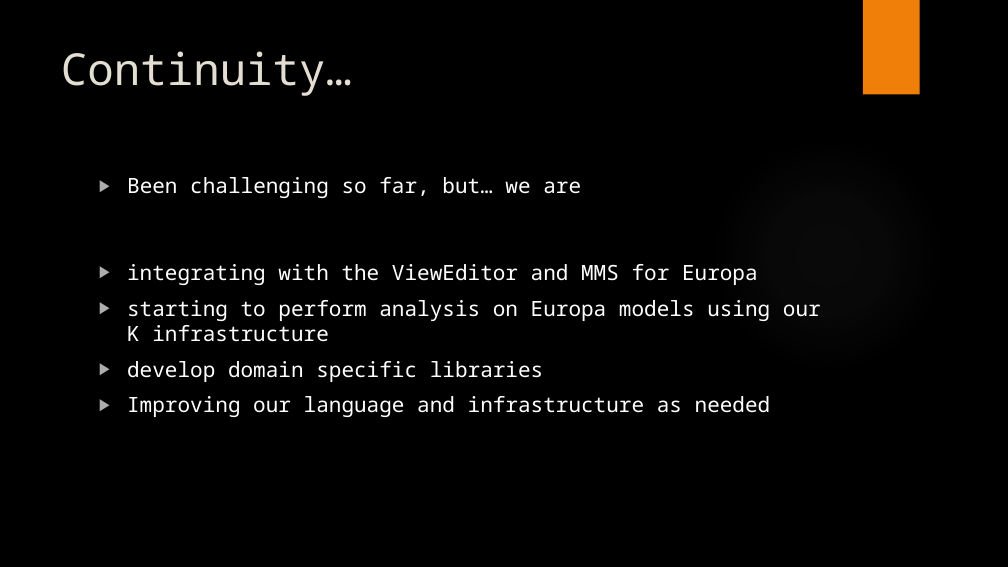
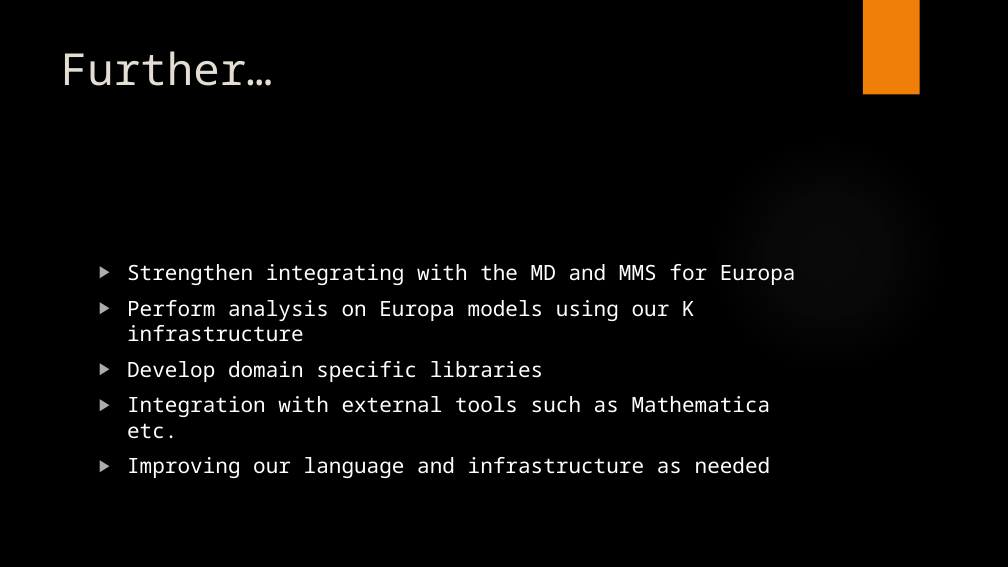
Before and after one commit to Open-MBEE/klang, a slide deck: slide 25 of presentations/K.pptx. Drawn at 1008x567 pixels with LibreOffice and Linux fonts; fonts in the diff are those of the drawing; background and template pictures are left out. Boxes give left, top, right and bottom in pixels: in the first picture for what was removed or moved away, otherwise in the second. Text is boxed around its words. In the diff, an @@ line names an element or a change of style, - is before the commit and + after.

```diff
--- a/presentations/K.pptx
+++ b/presentations/K.pptx
@@ title at bbox=[61, 51, 273, 86]: text changed @@
-Continuity…
+Further…
@@ text removed at bbox=[127, 177, 581, 198] @@
-▶ Been challenging so far, but… we are
@@ text at bbox=[127, 264, 796, 439]: text changed @@
-▶ integrating with the ViewEditor and MMS for Europa
-▶ starting to perform analysis on Europa models using our K infrastructure
-▶ develop domain specific libraries
+▶ Strengthen integrating with the MD and MMS for Europa
+▶ Perform analysis on Europa models using our K infrastructure
+▶ Develop domain specific libraries
+▶ Integration with external tools such as Mathematica etc.
```
Also in this commit, not shown: 5 other slides changed.
